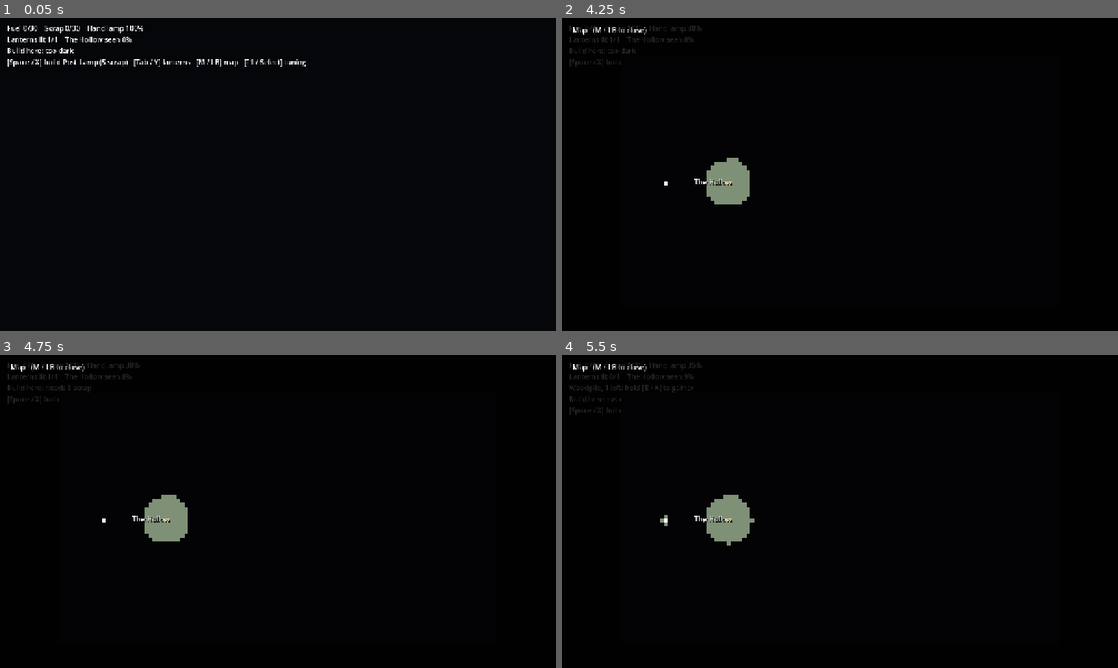
Above: before the commit, frames 1-4 (two rows, left to right).
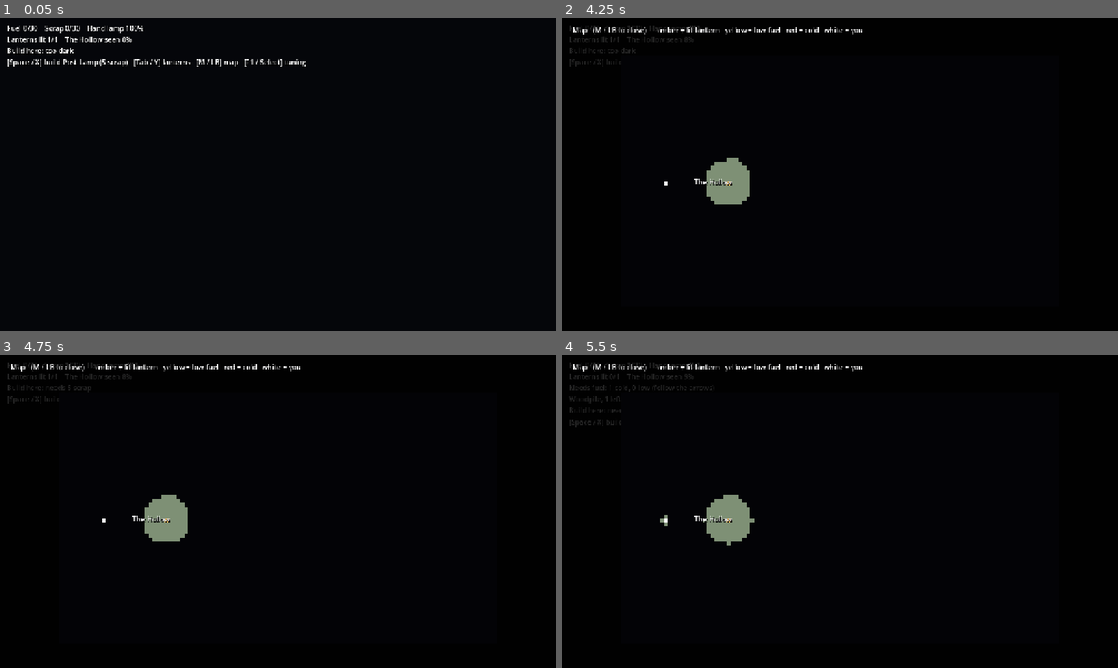
Above: after the commit, the same moments.

Repository: tim-carey-code/lantern-keeper
Game: Godot game, scene res://tools/tests/test_core.tscn
Two runs of this game, one before a commit and one after it. Both use one fixed random seed, a clock stepped at 60 frames per second and the inputs below. This scene is started directly instead of the project's main scene.
Inputs (mouse positions are in pixels of both pictures, inside the frame that each line leads up to):
- Up to frame 1 (0.05 s): no input
- Up to frame 2 (4.25 s): tap Enter at 0.5 s; move the mouse to (962, 158) at 0.52 s; hold D (move_right) 0.53-1.28 s; hold E (interact) 0.53-1.28 s; click (962, 158) at 0.67 s; move the mouse to (728, 190) at 1.27 s; hold S (move_down) 1.28-2.03 s; tap Space (place_lantern) at 1.35, 2.85 s; move the mouse to (895, 105) at 2.02 s; hold D (move_right) 2.03-2.78 s; hold E (interact) 2.03-2.78 s; move the mouse to (812, 237) at 2.77 s; hold W (move_up) 2.78-3.53 s; click (812, 237) at 2.92 s; move the mouse to (1006, 221) at 3.52 s; hold A (move_left) from 3.53 s (still down); hold E (interact) from 3.53 s (still down); tap M (map) at 4.15 s
- Up to frame 3 (4.75 s): keep holding A (move_left); move the mouse to (111, 464) at 4.27 s; release E (interact) at 4.28 s; tap Space (place_lantern) at 4.35 s
- Up to frame 4 (5.5 s): tap Space (place_lantern) at 5 s; move the mouse to (867, 511) at 5.02 s; release A (move_left) at 5.03 s; hold S (move_down) from 5.03 s (still down); hold E (interact) from 5.03 s (still down); click (867, 511) at 5.17 s

Frame 1 is identical in both runs. In frame 2, 0.3% of the frame differs, in the area x 17-54%, y 2-6%; in frame 3, 0.3%; in frame 4, 0.5%, in the area x 1-54%, y 2-24%.
Error in both runs: Invalid access to property or key 'global_position' on a base object of type 'Nil'. (res://tools/tests/test_core.gd:70)

Commit message:
Cold lanterns stay findable: frame and pulse above fog, low-fuel pulse, off-screen arrows, HUD count, map colours (per DESIGN 3.1/4)

Diff:
--- a/scenes/main/main.tscn
+++ b/scenes/main/main.tscn
@@ -11,6 +11,7 @@
 [ext_resource type="Script" path="res://scripts/ui/note_reader.gd" id="9_note"]
 [ext_resource type="Script" path="res://scripts/ui/map_screen.gd" id="10_map"]
 [ext_resource type="Script" path="res://systems/wind/wind_streaks.gd" id="11_streaks"]
+[ext_resource type="Script" path="res://scripts/ui/lantern_markers.gd" id="12_markers"]
 
 [node name="Main" type="Node2D"]
 script = ExtResource("1_main")
@@ -45,6 +46,9 @@
 [node name="WindStreaks" type="Node2D" parent="FogLayer"]
 script = ExtResource("11_streaks")
 
+[node name="LanternMarkers" type="Node2D" parent="FogLayer"]
+script = ExtResource("12_markers")
+
 [node name="HUD" type="CanvasLayer" parent="."]
 script = ExtResource("4_hud")
 
--- a/scripts/ui/hud.gd
+++ b/scripts/ui/hud.gd
@@ -75,6 +75,13 @@
 	var where: int = fog.region_at(player.global_position)
 	var region_name: String = FogGrid.REGION_NAMES[where] if where < FogGrid.REGION_NAMES.size() else ""
 	lines.append("Lanterns lit %d/%d    %s seen %d%%" % [lit, lamps.size(), region_name, roundi(fog.revealed_fraction(where) * 100.0)])
+	var markers = get_tree().get_first_node_in_group("lantern_markers")
+	if markers:
+		var need: Array = markers.needs_attention()
+		var cold := need.filter(func(l): return not l.is_lit()).size()
+		var low := need.size() - cold
+		if need.size() > 0:
+			lines.append("Needs fuel: %d cold, %d low (follow the arrows)" % [cold, low])
 	if wind and wind.status_text() != "":
 		lines.append(wind.status_text())
 	var t = player.nearest_target()
--- /dev/null
+++ b/scripts/ui/lantern_markers.gd
@@ -0,0 +1,66 @@
+extends Node2D
+## Keeps your lanterns findable (DESIGN 3.1 / 4: a cold lantern "keeps its frame").
+## Drawn on the fog layer, above fog and darkness:
+##   cold lantern      -> its frame outline plus a slow red-ish pulse
+##   low on fuel (<25%) -> an amber pulse above it
+##   off-screen cold/low -> an arrow at the screen edge pointing to it
+
+const LOW := 0.25
+const COLD_COL := Color(0.95, 0.45, 0.38)
+const LOW_COL := Color(1.0, 0.75, 0.35)
+const FRAME_COL := Color(0.7, 0.74, 0.82, 0.85)
+
+func _ready() -> void:
+	z_index = 6
+	add_to_group("lantern_markers")
+
+## Lanterns that need fuel: cold ones first, then low ones.
+func needs_attention() -> Array:
+	var cold := []
+	var low := []
+	for l in get_tree().get_nodes_in_group("lantern"):
+		if not l.is_lit():
+			cold.append(l)
+		elif l.fuel_frac() < LOW:
+			low.append(l)
+	return cold + low
+
+func _view() -> Rect2:
+	var cam := get_viewport().get_camera_2d()
+	var size := get_viewport().get_visible_rect().size
+	if cam == null:
+		return Rect2(Vector2.ZERO, size)
+	var half := size / cam.zoom / 2.0
+	return Rect2(cam.get_screen_center_position() - half, half * 2.0)
+
+func _process(_delta: float) -> void:
+	queue_redraw()
+
+func _draw() -> void:
+	var pulse := 0.5 + 0.5 * sin(Time.get_ticks_msec() * 0.005)
+	var view := _view()
+	var inner := view.grow(-28.0)
+	for l in needs_attention():
+		var p: Vector2 = l.global_position
+		var cold: bool = not l.is_lit()
+		var col := COLD_COL if cold else LOW_COL
+		if view.has_point(p):
+			if cold:
+				# The frame stays visible through fog and darkness.
+				draw_line(p + Vector2(0, 8), p + Vector2(0, -12), FRAME_COL, 2.0)
+				draw_rect(Rect2(p + Vector2(-6, -24), Vector2(12, 12)), FRAME_COL, false, 1.5)
+				draw_arc(p + Vector2(0, -8), 16.0 + pulse * 6.0, 0.0, TAU, 28, Color(col, 0.75 - pulse * 0.5), 2.0)
+			else:
+				draw_arc(p + Vector2(0, -18), 9.0 + pulse * 4.0, 0.0, TAU, 20, Color(col, 0.8 - pulse * 0.5), 1.5)
+		else:
+			# Arrow on the screen edge, pointing toward the lantern.
+			var c := view.get_center()
+			var dir := (p - c).normalized()
+			var t := INF
+			if dir.x != 0.0:
+				t = minf(t, ((inner.end.x if dir.x > 0 else inner.position.x) - c.x) / dir.x)
+			if dir.y != 0.0:
+				t = minf(t, ((inner.end.y if dir.y > 0 else inner.position.y) - c.y) / dir.y)
+			var tip := c + dir * t
+			var side := dir.orthogonal() * 7.0
+			draw_colored_polygon(PackedVector2Array([tip + dir * 10.0, tip - dir * 6.0 + side, tip - dir * 6.0 - side]), Color(col, 0.55 + pulse * 0.4))
--- a/scripts/ui/map_screen.gd
+++ b/scripts/ui/map_screen.gd
@@ -22,7 +22,7 @@
 	bg.size = Vector2(1280, 720)
 	root.add_child(bg)
 	var title := Label.new()
-	title.text = "Map   (M / LB to close)"
+	title.text = "Map   (M / LB to close)      amber = lit lantern   yellow = low fuel   red = cold   white = you"
 	title.position = Vector2(24, 16)
 	root.add_child(title)
 	map_rect = TextureRect.new()
@@ -90,7 +90,12 @@
 	for l in get_tree().get_nodes_in_group("lantern"):
 		var t := fog.tile_of(l.global_position)
 		if fog.in_bounds(t):
-			img.set_pixel(t.x, t.y, Color(1.0, 0.75, 0.3) if l.is_lit() else Color(0.55, 0.55, 0.55))
+			var c := Color(1.0, 0.75, 0.3)
+			if not l.is_lit():
+				c = Color(0.95, 0.3, 0.25)
+			elif l.fuel_frac() < 0.25:
+				c = Color(1.0, 0.95, 0.4)
+			img.set_pixel(t.x, t.y, c)
 	var player = get_tree().get_first_node_in_group("player")
 	if player:
 		var pt := fog.tile_of(player.global_position)
--- a/tools/tests/test_core.gd
+++ b/tools/tests/test_core.gd
@@ -94,6 +94,9 @@
 			player.position = woodpile.global_position + Vector2(12, 0)
 		400:
 			check(not lamp.is_lit(), "unfuelled lantern goes cold")
+			var markers = main.get_node("FogLayer/LanternMarkers")
+			check(markers.needs_attention().has(lamp), "a cold lantern is marked so you can find it to refuel")
+			check(main.get_node("HUD").label.text.contains("Needs fuel: 1 cold"), "HUD counts lanterns that need fuel")
 			check(woodpile.amount >= 1, "hut woodpile regrows: no soft-lock")
 			Input.action_press("interact")
 		460:
Not shown, added: scripts/ui/lantern_markers.gd.uid
Not shown, changed: docs/DECISIONS.md
